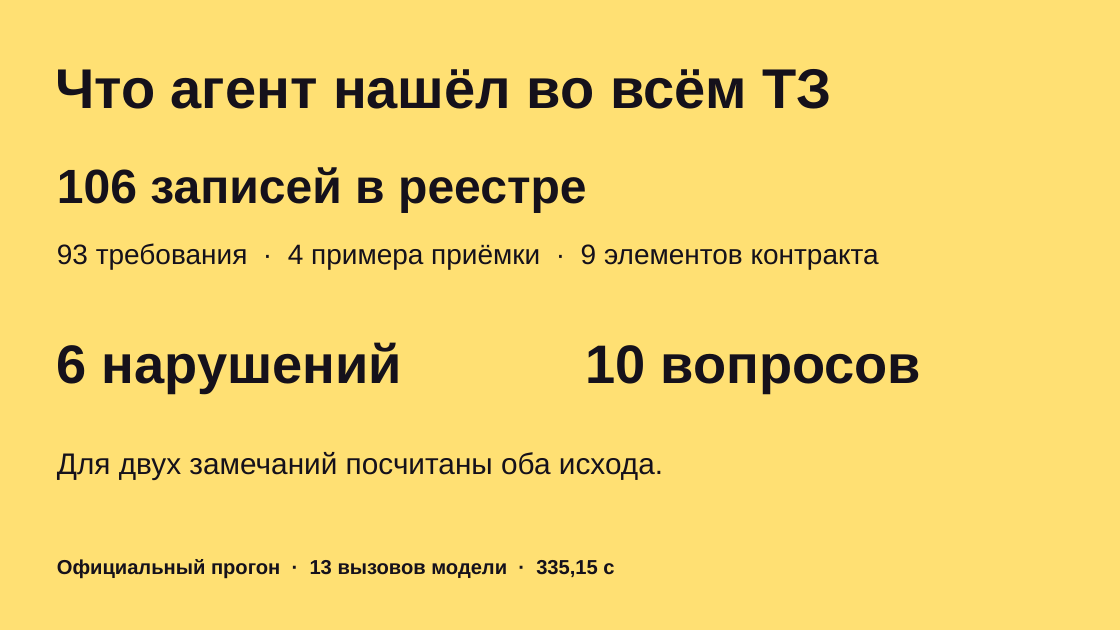
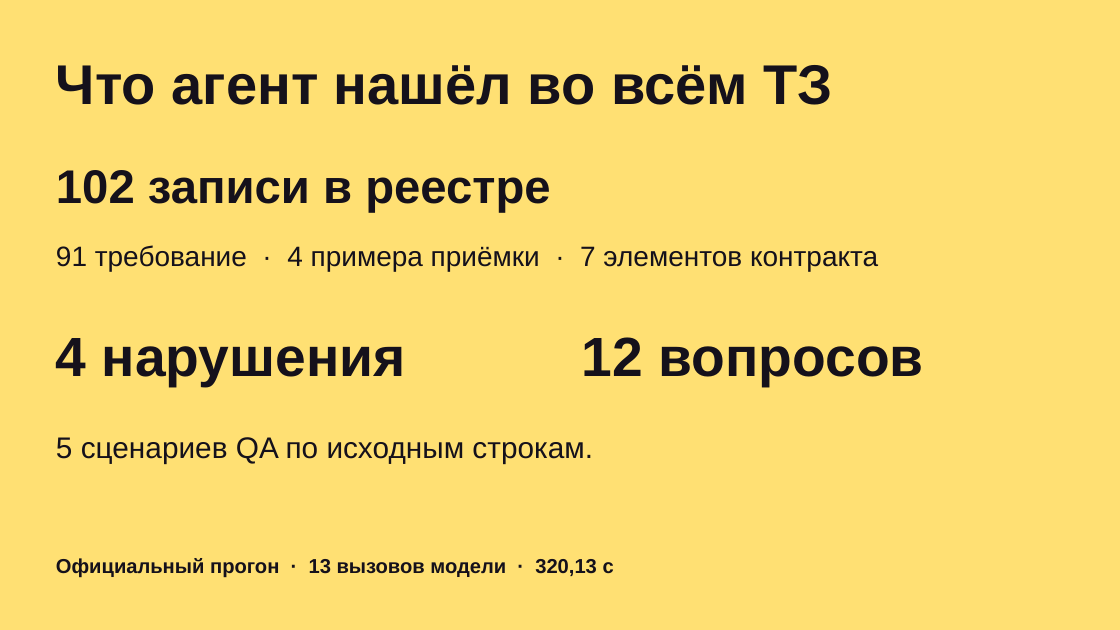
Before and after one commit to gojosatorukz/bcc-requirements-reviewer, a slide deck: slide 6 of presentation/bcc-pitch.pptx. Drawn at 1120x630 pixels with LibreOffice and Linux fonts; fonts in the diff are those of the drawing. Boxes give left, top, right and bottom in pixels: in the first picture for what was removed or moved away, otherwise in the second. Text is boxed around its words. In the diff, an @@ line names an element or a change of style, - is before the commit and + after.

```diff
--- a/presentation/bcc-pitch.pptx
+++ b/presentation/bcc-pitch.pptx
@@ text "Что агент нашёл во всём ...": place and size @@
-text "Что агент нашёл во всём ..." at [55,69,831,109]
+text "Что агент нашёл во всём ..." at [56,65,832,105]
@@ text at [56,170,550,213]: text changed; size 41.2 to 40.5 pt @@
-106 записей в реестре
+102 записи в реестре
@@ text at [56,245,878,271]: text changed @@
-93 требования · 4 примера приёмки · 9 элементов контракта
+91 требование · 4 примера приёмки · 7 элементов контракта
@@ text at [56,338,406,386]: text changed; size 46.5 to 47.2 pt @@
-6 нарушений
+4 нарушения
@@ text at [582,337,924,386]: text changed; size 46.5 to 47.2 pt @@
-10 вопросов
+12 вопросов
@@ text at [56,437,593,463]: text changed @@
-Для двух замечаний посчитаны оба исхода.
+5 сценариев QA по исходным строкам.
@@ text at [56,558,614,578]: text changed @@
-Официальный прогон · 13 вызовов модели · 335,15 с
+Официальный прогон · 13 вызовов модели · 320,13 с
```
Also in this commit, not shown: 2 other slides changed, 1 slide added, 1 slide removed.
